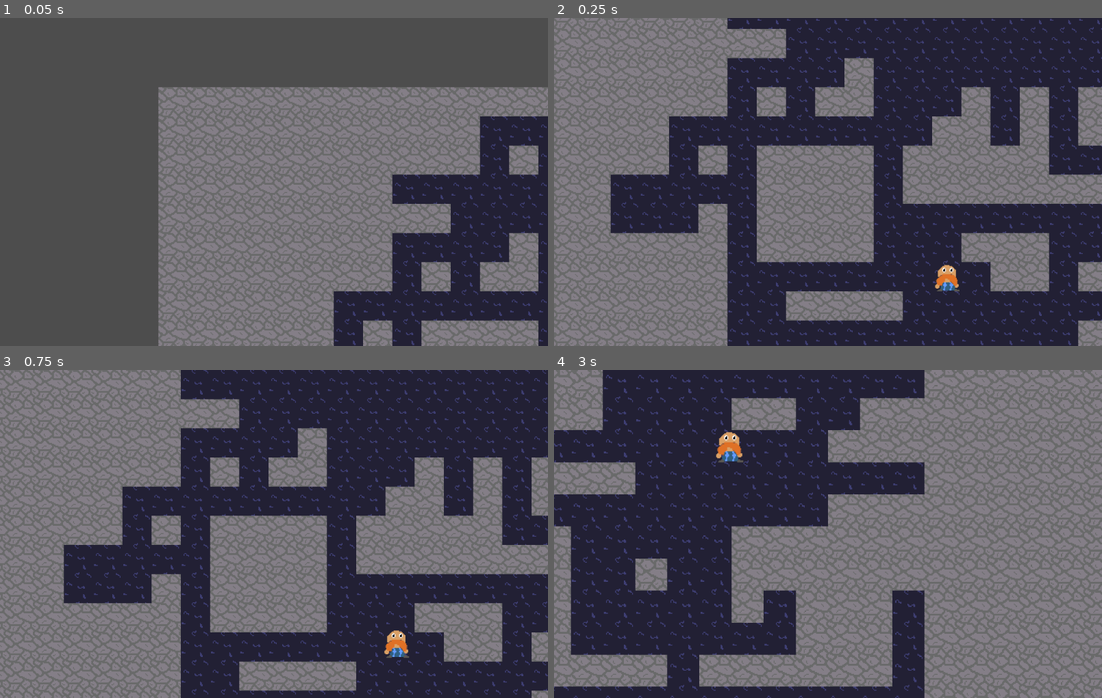
Above: before the commit, frames 1-4 (two rows, left to right).
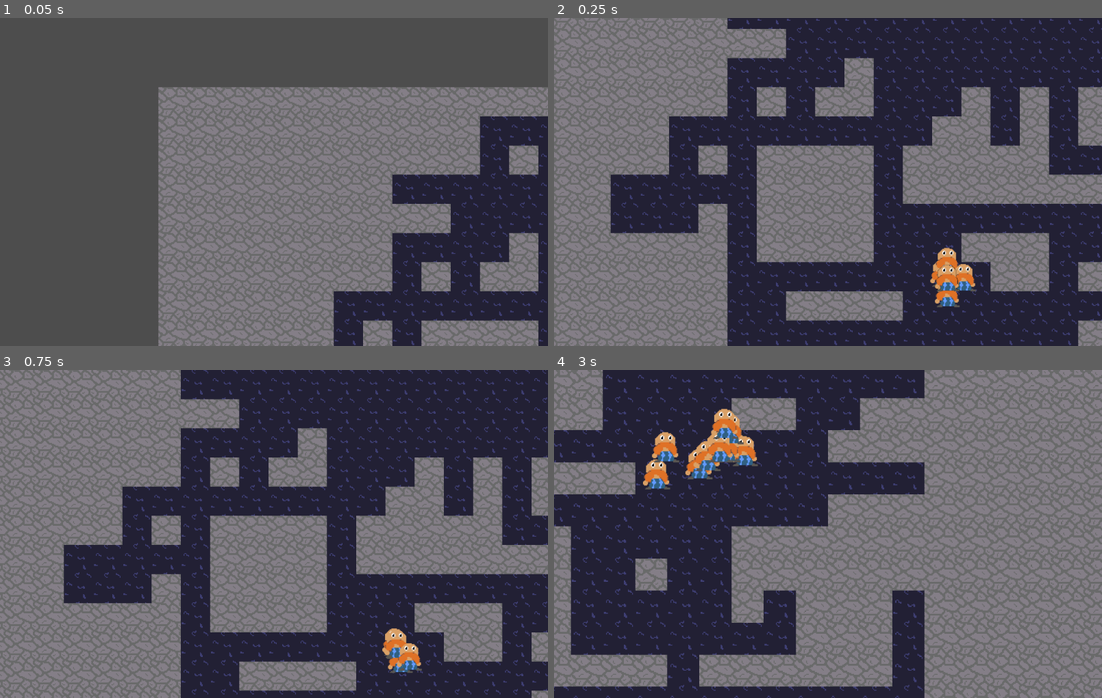
Above: after the commit, the same moments.

Repository: LegoGuy32109/OpenDwarf
Game: Godot game, scene res://WorldGen/World.tscn
Same seed, same stepped clock (60 frames per second), same inputs: the game is played once before the commit and once after it.
Inputs (mouse positions are in pixels of both pictures, inside the frame that each line leads up to):
- Up to frame 1 (0.05 s): no input
- Up to frame 2 (0.25 s): no input
- Up to frame 3 (0.75 s): tap Enter (ui_accept) at 0.5 s; move the mouse to (394, 517) at 0.52 s; hold Right (ui_right) from 0.53 s (still down); click (394, 517) at 0.6 s
- Up to frame 4 (3 s): tap Enter (ui_accept) at 0.77, 1.52 s; move the mouse to (718, 550) at 1.27 s; release Right (ui_right) at 1.28 s; hold Down (ui_down) 1.28-2.03 s; click (718, 550) at 1.35 s; move the mouse to (882, 461) at 2.02 s; hold Right (ui_right) 2.03-2.78 s; hold Right mouse button (right-click) 2.03-2.78 s; click (882, 461) at 2.3 s; move the mouse to (800, 599) at 2.77 s; hold Up (ui_up) from 2.78 s (still down); tap Mouse wheel up (zoom_in) at 2.85 s

Frame 1 is identical in both runs. In frame 2, 0.7% of the frame differs, in the area x 68-77%, y 70-89%; in frame 3, 0.5%; in frame 4, 2.1%, in the area x 16-38%, y 11-37%.

Commit message:
shift modifier now works for forcing in reigon commands

Diff:
--- a/Tile/Tile.gd
+++ b/Tile/Tile.gd
@@ -26,7 +26,7 @@
 	else:
 		$Panel.tooltip_text = ""
 
-func _input(_event) -> void:
+func _input(event : InputEvent) -> void:
 	if mouseInPanel:
 		if not beenEdited and Input.is_action_pressed("right-click"):
 			if traversable:
@@ -38,17 +38,20 @@
 		if Input.is_action_just_released("right-click"):
 			beenEdited = false
 
-		if Input.is_action_just_pressed("click") or Input.is_action_just_pressed("shift-click"):
-			# this will emit twice when shift-clicked, handled in WorldSpawn
+		if Input.is_action_just_pressed("click"):
 			print("inbound "+str(coordinates))
 			boundIn.emit(self)
 
-		if Input.is_action_just_released("click"):
-			boundOut.emit(self)
+		if Input.is_action_just_released("click") and event.is_action("click"):
+			# when holding shift, might trigger an outBound from shift press
+			# Confirm the action is a click
 			print("outbound "+str(coordinates))
+			# was hoping to find like a mods prop on event, but this works
+			if event.as_text().begins_with("Shift"):
+				boundOut.emit(self, "force")
+			else:
+				boundOut.emit(self)
 
-		if Input.is_action_just_released("shift-click"):
-			boundOut.emit(self, "force")
 	else:
 		beenEdited = false
 
--- a/WorldGen/World.tscn
+++ b/WorldGen/World.tscn
@@ -15,3 +15,48 @@
 
 [node name="Dwarf" parent="Entities" instance=ExtResource("3_7ca3o")]
 position = Vector2(32, 32)
+
+[node name="Dwarf2" parent="Entities" instance=ExtResource("3_7ca3o")]
+position = Vector2(32, 32)
+
+[node name="Dwarf3" parent="Entities" instance=ExtResource("3_7ca3o")]
+position = Vector2(32, 32)
+
+[node name="Dwarf4" parent="Entities" instance=ExtResource("3_7ca3o")]
+position = Vector2(32, 32)
+
+[node name="Dwarf5" parent="Entities" instance=ExtResource("3_7ca3o")]
+position = Vector2(32, 32)
+
+[node name="Dwarf6" parent="Entities" instance=ExtResource("3_7ca3o")]
+position = Vector2(32, 32)
+
+[node name="Dwarf7" parent="Entities" instance=ExtResource("3_7ca3o")]
+position = Vector2(32, 32)
+
+[node name="Dwarf8" parent="Entities" instance=ExtResource("3_7ca3o")]
+position = Vector2(32, 32)
+
+[node name="Dwarf9" parent="Entities" instance=ExtResource("3_7ca3o")]
+position = Vector2(32, 32)
+
+[node name="Dwarf10" parent="Entities" instance=ExtResource("3_7ca3o")]
+position = Vector2(32, 32)
+
+[node name="Dwarf11" parent="Entities" instance=ExtResource("3_7ca3o")]
+position = Vector2(32, 32)
+
+[node name="Dwarf12" parent="Entities" instance=ExtResource("3_7ca3o")]
+position = Vector2(32, 32)
+
+[node name="Dwarf13" parent="Entities" instance=ExtResource("3_7ca3o")]
+position = Vector2(32, 32)
+
+[node name="Dwarf14" parent="Entities" instance=ExtResource("3_7ca3o")]
+position = Vector2(32, 32)
+
+[node name="Dwarf15" parent="Entities" instance=ExtResource("3_7ca3o")]
+position = Vector2(32, 32)
+
+[node name="Dwarf16" parent="Entities" instance=ExtResource("3_7ca3o")]
+position = Vector2(32, 32)
--- a/WorldGen/WorldSpawn.gd
+++ b/WorldGen/WorldSpawn.gd
@@ -65,9 +65,10 @@
 		coordReigon.append(tile.coordinates)
 
 func _outbound(tile : Tile, msg : String = "normal") -> void:
-	coordReigon.append(tile.coordinates)
-	# need exactly 2 coordinates to determine reigon, break if error
-	if coordReigon.size() != 2:
+	# need exactly 2 coordinates in this array to determine reigon, break if error
+	if coordReigon.size() == 1:
+		coordReigon.append(tile.coordinates)
+	else:
 		print("error with selection")
 		coordReigon.clear()
 		return
@@ -83,7 +84,7 @@
 	)
 	coordReigon[0] = reigonStart
 	coordReigon[1] = reigonStop
-	print(coordReigon)
+	print(str(coordReigon)+"\n\n")
 
 	var traversableInRegion : Array[Tile] = getTilesInRegion(coordReigon)
 
@@ -93,6 +94,7 @@
 
 		# interrupt entity mid command then add new command
 		if msg == "force":
+			print("FORCING")
 			entity.commandQueue.clear()
 
 		if tile.traversable:
--- a/project.godot
+++ b/project.godot
@@ -83,11 +83,6 @@
 "events": [Object(InputEventMouseButton,"resource_local_to_scene":false,"resource_name":"","device":-1,"window_id":0,"a …(236 unchanged characters)…
 ]
 }
-shift-click={
-"deadzone": 0.5,
-"events": [Object(InputEventMouseButton,"resource_local_to_scene":false,"resource_name":"","device":-1,"window_id":0,"alt_pressed":false,"shift_pressed":true,"ctrl_pressed":false,"meta_pressed":false,"button_mask":1,"position":Vector2(113, 16),"global_position":Vector2(117, 59),"factor":1.0,"button_index":1,"pressed":true,"double_click":false,"script":null)
-]
-}
 
 [rendering]
 
